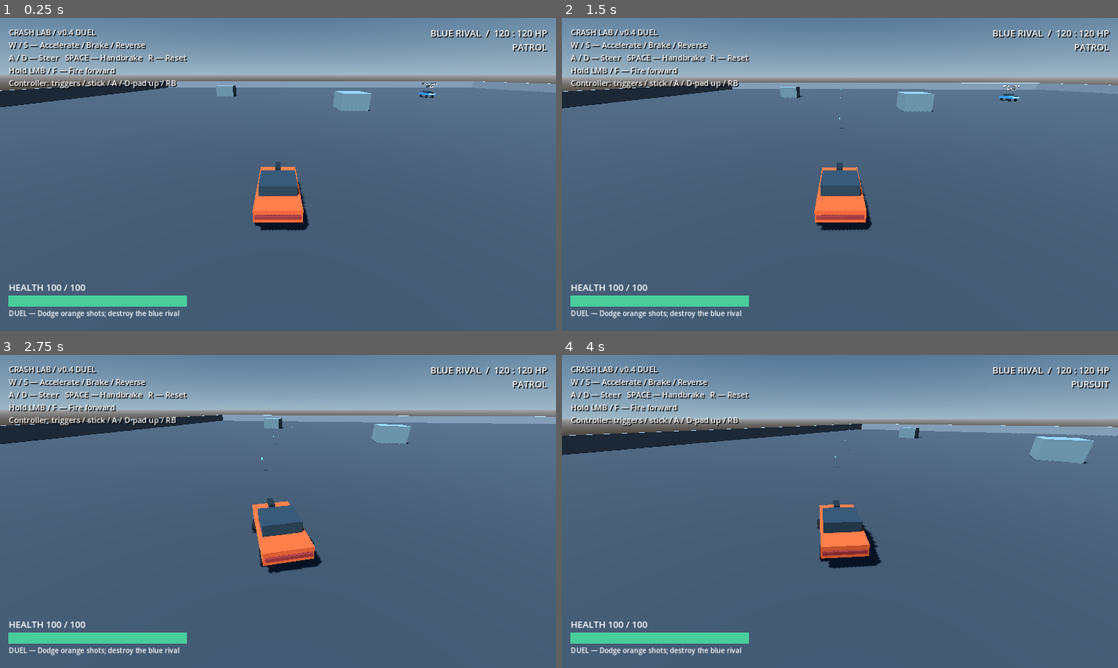
Above: before the commit, frames 1-4 (two rows, left to right).
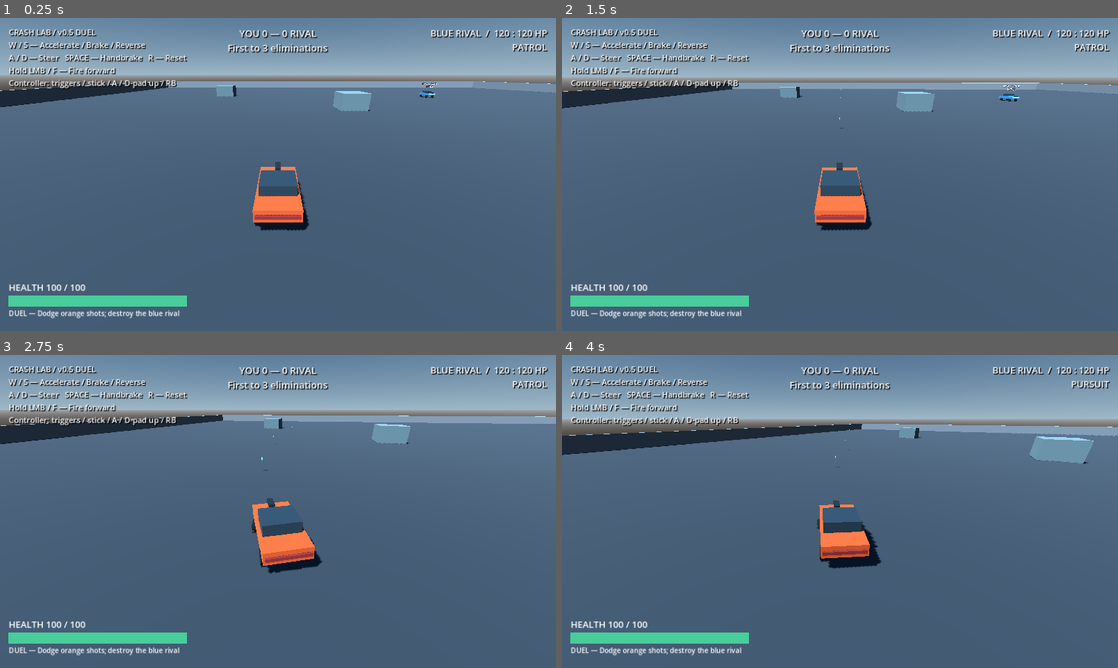
Above: after the commit, the same moments.

Repository: FoxyLight/Crash-Lab
Game: Godot game, scene res://scenes/duel.tscn
The game is run twice, just before and just after one commit, with the same random seed, the same clock (stepped at 60 frames per second) and the same inputs.
Inputs (mouse positions are in pixels of both pictures, inside the frame that each line leads up to):
- Up to frame 1 (0.25 s): no input
- Up to frame 2 (1.5 s): tap Enter (restart_match, bound only after the commit) at 0.5, 1.25 s; move the mouse to (962, 158) at 0.52 s; press the mouse at (962, 158) at 0.53 s; hold D (steer_right) 0.53-1.28 s; move the mouse to (728, 190) at 1.27 s; release the mouse at (728, 190) at 1.28 s; hold S (brake_reverse) from 1.28 s (still down); click (728, 190) at 1.35 s
- Up to frame 3 (2.75 s): move the mouse to (333, 442) at 2.02 s; release S (brake_reverse) at 2.03 s; press the mouse at (333, 442) at 2.03 s; hold D (steer_right) from 2.03 s (still down)
- Up to frame 4 (4 s): move the mouse to (812, 574) at 2.77 s; release D (steer_right) at 2.78 s; release the mouse at (812, 574) at 2.78 s; hold W (accelerate) 2.78-3.53 s; click (812, 574) at 2.85 s; move the mouse to (1006, 558) at 3.52 s; press the mouse at (1006, 558) at 3.53 s; hold A (steer_left) from 3.53 s (still down)

The runs differ from the first frame. In frame 1, 0.6% of the frame differs, in the area x 12-60%, y 3-12%; in frame 2, 0.6%; in frame 3, 0.6%; in frame 4, 0.6%.

Commit message:
feat: add duel scoring, match results, and restart

Diff:
--- a/project.godot
+++ b/project.godot
@@ -15,6 +15,10 @@
 3d/physics_engine="GodotPhysics3D"
 
 [input]
+restart_match={
+"deadzone": 0.15,
+"events": [Object(InputEventKey,"physical_keycode":4194309), Object(InputEventJoypadButton,"button_index":6)]
+}
 fire_weapon={
 "deadzone": 0.15,
 "events": [Object(InputEventMouseButton,"button_index":1), Object(InputEventKey,"physical_keycode":70), Object(InputEventJoypadButton,"button_index":10)]
--- a/scenes/duel.tscn
+++ b/scenes/duel.tscn
@@ -6,6 +6,8 @@
 [ext_resource type="Script" path="res://scripts/camera/chase_camera.gd" id="5"]
 [ext_resource type="Script" path="res://scripts/debug/combat_hud.gd" id="6"]
 [ext_resource type="Script" path="res://scripts/debug/rival_hud.gd" id="7"]
+[ext_resource type="Script" path="res://scripts/match/duel_match.gd" id="8"]
+[ext_resource type="Script" path="res://scripts/debug/match_hud.gd" id="9"]
 [node name="Duel" type="Node3D"]
 [node name="Arena" parent="." instance=ExtResource("1")]
 script = ExtResource("2")
@@ -25,6 +27,15 @@
 script = ExtResource("6")
 vehicle = NodePath("../Player")
 context_hint = "DUEL — Dodge orange shots; destroy the blue rival"
+[node name="MatchController" type="Node" parent="." node_paths=PackedStringArray("player", "rival")]
+script = ExtResource("8")
+player = NodePath("../Player")
+rival = NodePath("../Rival")
+[node name="MatchHUD" type="CanvasLayer" parent="." node_paths=PackedStringArray("match_controller", "player_hud", "rival_hud")]
+script = ExtResource("9")
+match_controller = NodePath("../MatchController")
+player_hud = NodePath("../CombatHUD")
+rival_hud = NodePath("../RivalHUD")
 [node name="RivalHUD" type="CanvasLayer" parent="." node_paths=PackedStringArray("rival")]
 script = ExtResource("7")
 rival = NodePath("../Rival")
--- a/scripts/combat/vehicle_health.gd
+++ b/scripts/combat/vehicle_health.gd
@@ -14,10 +14,18 @@
 var hit_remaining: float = 0.0
 var waiting_for_spawn: bool = false
 var pending_reset_generation: int = -1
+var combat_active: bool = true
 @onready var vehicle: RigidBody3D = get_parent()
 @onready var driver = vehicle.get_node("DriverInput")
 var meshes: Array[MeshInstance3D] = []
 var tint: StandardMaterial3D
+
+func finish_combat() -> void:
+	combat_active = false
+	respawn_remaining = 0.0
+	pending_reset_generation = -1
+	waiting_for_spawn = false
+	set_physics_process(false)
 
 func _ready() -> void:
 	process_physics_priority = -10
@@ -32,7 +40,7 @@
 		meshes.append(node)
 
 func take_damage(amount: float) -> void:
-	if is_destroyed or protection_remaining > 0.0 or amount <= 0.0:
+	if not combat_active or is_destroyed or protection_remaining > 0.0 or amount <= 0.0:
 		return
 	health = maxf(0.0, health - amount)
 	hit_remaining = 0.15
@@ -48,6 +56,8 @@
 		destroyed.emit()
 
 func _physics_process(delta: float) -> void:
+	if not combat_active:
+		return
 	hit_remaining = maxf(0.0, hit_remaining - delta)
 	protection_remaining = maxf(0.0, protection_remaining - delta)
 	if is_destroyed:
--- /dev/null
+++ b/scripts/debug/match_hud.gd
@@ -0,0 +1,51 @@
+extends CanvasLayer
+@export var match_controller: Node
+@export var player_hud: CanvasLayer
+@export var rival_hud: CanvasLayer
+var scoreboard: Label
+var result_panel: Control
+var result_label: Label
+
+func _ready() -> void:
+	layer = 20
+	scoreboard = Label.new()
+	scoreboard.set_anchors_and_offsets_preset(Control.PRESET_CENTER_TOP)
+	scoreboard.offset_left = -150
+	scoreboard.offset_right = 150
+	scoreboard.offset_top = 20
+	scoreboard.horizontal_alignment = HORIZONTAL_ALIGNMENT_CENTER
+	scoreboard.add_theme_font_size_override("font_size", 22)
+	scoreboard.add_theme_color_override("font_shadow_color", Color.BLACK)
+	scoreboard.add_theme_constant_override("shadow_offset_x", 2)
+	scoreboard.add_theme_constant_override("shadow_offset_y", 2)
+	add_child(scoreboard)
+	result_panel = ColorRect.new()
+	result_panel.set_anchors_and_offsets_preset(Control.PRESET_FULL_RECT)
+	result_panel.color = Color(0.025, 0.04, 0.06, 0.85)
+	result_panel.mouse_filter = Control.MOUSE_FILTER_IGNORE
+	add_child(result_panel)
+	result_label = Label.new()
+	result_label.set_anchors_and_offsets_preset(Control.PRESET_CENTER)
+	result_label.offset_left = -350
+	result_label.offset_top = -120
+	result_label.offset_right = 350
+	result_label.offset_bottom = 120
+	result_label.horizontal_alignment = HORIZONTAL_ALIGNMENT_CENTER
+	result_label.vertical_alignment = VERTICAL_ALIGNMENT_CENTER
+	result_label.add_theme_font_size_override("font_size", 32)
+	result_panel.add_child(result_label)
+	result_panel.hide()
+	match_controller.score_changed.connect(_update_score)
+	match_controller.match_finished.connect(_show_result)
+	_update_score(0, 0)
+
+func _update_score(player_score: int, rival_score: int) -> void:
+	scoreboard.text = "YOU %d — %d RIVAL\nFirst to %d eliminations" % [player_score, rival_score, match_controller.elimination_target]
+
+func _show_result(result: int) -> void:
+	var title: String = {1: "VICTORY", 2: "DEFEAT", 3: "DRAW"}.get(result, "MATCH FINISHED")
+	result_label.text = "%s\n\nYOU %d — %d RIVAL\n\nEnter / Controller Start — Play again" % [title, match_controller.player_score, match_controller.rival_score]
+	result_panel.show()
+	scoreboard.hide()
+	player_hud.hide()
+	rival_hud.hide()
--- a/scripts/debug/rival_hud.gd
+++ b/scripts/debug/rival_hud.gd
@@ -22,7 +22,7 @@
 	controls.add_theme_color_override("font_shadow_color", Color.BLACK)
 	controls.add_theme_constant_override("shadow_offset_x", 2)
 	controls.add_theme_constant_override("shadow_offset_y", 2)
-	controls.text = "CRASH LAB / v0.4 DUEL\nW / S — Accelerate / Brake / Reverse\nA / D — Steer   SPACE — Handbrake   R — Reset\nHold LMB / F — Fire forward\nController: triggers / stick / A / D-pad up / RB"
+	controls.text = "CRASH LAB / v0.5 DUEL\nW / S — Accelerate / Brake / Reverse\nA / D — Steer   SPACE — Handbrake   R — Reset\nHold LMB / F — Fire forward\nController: triggers / stick / A / D-pad up / RB"
 	add_child(controls)
 
 func _process(_delta: float) -> void:
--- /dev/null
+++ b/scripts/match/duel_match.gd
@@ -0,0 +1,91 @@
+extends Node
+## Destruction events are grouped by physics tick; only completed ticks are resolved.
+signal score_changed(player_score: int, rival_score: int)
+signal match_finished(result: Result)
+enum State { PLAYING, FINISHED }
+enum Result { NONE, VICTORY, DEFEAT, DRAW }
+@export_range(1, 20) var elimination_target: int = 3
+@export var player: RigidBody3D
+@export var rival: RigidBody3D
+var state: State = State.PLAYING
+var result: Result = Result.NONE
+var player_score: int = 0
+var rival_score: int = 0
+var pending_eliminations: Dictionary = {}
+var credited: Array[bool] = [false, false]
+var restart_armed: bool = false
+var restart_requested: bool = false
+
+func _ready() -> void:
+	process_physics_priority = 1000
+	for index in range(2):
+		var participant = player if index == 0 else rival
+		participant.get_node("DamageReceiver").destroyed.connect(_on_destroyed.bind(index))
+		participant.get_node("DamageReceiver").respawned.connect(_on_respawned.bind(index))
+
+func _on_destroyed(index: int) -> void:
+	if state != State.PLAYING or credited[index]:
+		return
+	credited[index] = true
+	var tick := Engine.get_physics_frames()
+	var points: Vector2i = pending_eliminations.get(tick, Vector2i.ZERO)
+	if index == 0:
+		points.y += 1
+	else:
+		points.x += 1
+	pending_eliminations[tick] = points
+
+func _on_respawned(index: int) -> void:
+	if state == State.PLAYING:
+		credited[index] = false
+
+func _physics_process(_delta: float) -> void:
+	if state != State.PLAYING:
+		return
+	var ticks := pending_eliminations.keys()
+	ticks.sort()
+	for tick in ticks:
+		if tick >= Engine.get_physics_frames():
+			continue
+		var points: Vector2i = pending_eliminations[tick]
+		pending_eliminations.erase(tick)
+		player_score += points.x
+		rival_score += points.y
+		score_changed.emit(player_score, rival_score)
+		if player_score >= elimination_target or rival_score >= elimination_target:
+			_finish()
+			return
+
+func _finish() -> void:
+	state = State.FINISHED
+	if player_score >= elimination_target and rival_score >= elimination_target:
+		result = Result.DRAW
+	else:
+		result = Result.VICTORY if player_score >= elimination_target else Result.DEFEAT
+	pending_eliminations.clear()
+	player.finish_combat()
+	rival.finish_combat()
+	for group in ["projectiles", "combat_effects"]:
+		for node in get_tree().get_nodes_in_group(group):
+			if get_parent().is_ancestor_of(node):
+				node.process_mode = Node.PROCESS_MODE_DISABLED
+				node.queue_free()
+	match_finished.emit(result)
+
+func _process(_delta: float) -> void:
+	if not Input.is_action_pressed("restart_match"):
+		restart_armed = true
+	if state == State.FINISHED and restart_armed and Input.is_action_just_pressed("restart_match"):
+		request_restart()
+
+func request_restart() -> void:
+	if state != State.FINISHED or restart_requested:
+		return
+	restart_requested = true
+	_reload.call_deferred()
+
+func _reload() -> void:
+	var error := get_tree().reload_current_scene()
+	if error != OK:
+		restart_requested = false
+		push_error("Could not restart duel: %s" % error_string(error))
--- a/scripts/vehicles/player_vehicle_input.gd
+++ b/scripts/vehicles/player_vehicle_input.gd
@@ -7,6 +7,12 @@
 var steering: float = 0.0
 var handbrake: bool = false
 var reset_requested: bool = false
+
+func stop_commands() -> void:
+	controls_enabled = false
+	clear_commands()
+	reset_requested = false
+	set_physics_process(false)
 
 func _physics_process(_delta: float) -> void:
 	if not controls_enabled:
--- a/scripts/vehicles/vehicle_controller.gd
+++ b/scripts/vehicles/vehicle_controller.gd
@@ -31,9 +31,19 @@
 var current_steering: float = 0.0
 var spawn_transform: Transform3D
 var reset_generation: int = 0
+var combat_active: bool = true
 var wheel_mounts: Array[Vector3] = [Vector3(-0.88, 0, -1.35), Vector3(0.88, 0, -1.35), Vector3(-0.88, 0, 1.25), Vector3(0.88, 0, 1.25)]
 var wheels: Array[Node3D] = []
 var wheel_lengths: Array[float] = [0.65, 0.65, 0.65, 0.65]
+
+func finish_combat() -> void:
+	combat_active = false
+	driver.stop_commands()
+	$DamageReceiver.finish_combat()
+	$Blaster.stop_firing()
+	linear_velocity = Vector3.ZERO
+	angular_velocity = Vector3.ZERO
+	freeze = true
 
 func is_spawn_clear() -> bool:
 	var query := PhysicsShapeQueryParameters3D.new()
@@ -55,6 +65,8 @@
 	_build_visuals()
 
 func _integrate_forces(state: PhysicsDirectBodyState3D) -> void:
+	if not combat_active:
+		return
 	if (driver.reset_requested or state.transform.origin.y < fall_reset_height) and is_spawn_clear():
 		driver.reset_requested = false
 		var recovery := spawn_transform
--- a/scripts/weapons/hit_flash.gd
+++ b/scripts/weapons/hit_flash.gd
@@ -3,6 +3,7 @@
 var remaining: float = 0.12
 
 func _ready() -> void:
+	add_to_group("combat_effects")
 	var sphere := SphereMesh.new()
 	sphere.radius = 0.18
 	sphere.height = 0.36
--- a/scripts/weapons/vehicle_weapon.gd
+++ b/scripts/weapons/vehicle_weapon.gd
@@ -12,14 +12,24 @@
 @export_range(0.05, 10.0, 0.05) var projectile_lifetime: float = 2.0
 @onready var muzzle: Marker3D = $Muzzle
 var cooldown: float = 0.0
+var firing_enabled: bool = true
+
+func stop_firing() -> void:
+	firing_enabled = false
+	cooldown = 0.0
+	set_physics_process(false)
 
 func _physics_process(delta: float) -> void:
+	if not firing_enabled:
+		return
 	cooldown = maxf(cooldown - delta, 0.0)
 	if is_instance_valid(input_provider) and input_provider.fire_requested and cooldown <= 0.0:
 		_fire()
 		cooldown = 1.0 / maxf(fire_rate, 0.1)
 
 func _fire() -> void:
+	if not firing_enabled:
+		return
 	var projectile := Projectile.new()
 	projectile.velocity = -muzzle.global_basis.z * projectile_speed
 	projectile.damage = projectile_damage
--- /dev/null
+++ b/tests/fixtures/tick_damage.gd
@@ -0,0 +1,8 @@
+extends Node
+## One actual damage event at a chosen physics priority, for tick-order checks.
+var receiver: Node
+
+func _physics_process(_delta: float) -> void:
+	receiver.take_damage(10000.0)
+	set_physics_process(false)
+	queue_free()
--- /dev/null
+++ b/tests/match_smoke.gd
@@ -0,0 +1,212 @@
+extends SceneTree
+const TickDamage = preload("res://tests/fixtures/tick_damage.gd")
+const Projectile = preload("res://scripts/weapons/projectile.gd")
+const Flash = preload("res://scripts/weapons/hit_flash.gd")
+var main
+var match_node
+var player
+var rival
+var player_health
+var rival_health
+var failures: int = 0
+
+func _initialize() -> void:
+	create_timer(120.0, true, true).timeout.connect(func(): push_error("Match suite timeout"); quit(1))
+	run.call_deferred()
+
+func run() -> void:
+	await fixture(3)
+	check(match_node.state == 0 and match_node.result == 0 and match_node.player_score == 0 and match_node.rival_score == 0, "fresh duel starts Playing with zero scores and no result")
+	check(main.get_node("MatchHUD").scoreboard.text.contains("First to 3"), "HUD shows configured objective and scores")
+	var playing_id: int = main.get_instance_id()
+	key_restart(true)
+	await ticks(3)
+	key_restart(false)
+	check(main.get_instance_id() == playing_id and match_node.state == 0, "restart input is ignored while the match is Playing")
+	player_health.take_damage(20.0)
+	Input.action_press("reset_vehicle")
+	await ticks(3)
+	Input.action_release("reset_vehicle")
+	check(player_health.health == 80.0 and match_node.rival_score == 0 and match_node.player_score == 0 and match_node.state == 0, "manual vehicle recovery does not heal, score, or restart match")
+	rival_health.take_damage(10000.0)
+	rival_health.take_damage(10000.0)
+	rival_health.destroyed.emit()
+	await ticks(3)
+	check(match_node.player_score == 1 and match_node.rival_score == 0 and match_node.state == 0, "valid destruction scores exactly once despite repeated damage/signals")
+	await ticks(45)
+	check(not rival_health.is_destroyed and rival_health.health == 120.0 and rival.driver.controls_enabled and rival.combat_active and rival.get_node("Blaster").firing_enabled, "non-final elimination restores health, controls, and combat after safe respawn")
+	check(match_node.player_score == 1, "later frames and respawn do not duplicate score")
+	rival_health.take_damage(10000.0)
+	await ticks(45)
+	check(match_node.player_score == 2 and match_node.state == 0, "second independent destruction scores again without ending early")
+	var bullet := Projectile.new()
+	bullet.velocity = Vector3.FORWARD
+	main.add_child(bullet)
+	bullet.position = Vector3(0, 20, 0)
+	var flash := Flash.new()
+	main.add_child(flash)
+	rival.driver.reverse_remaining = 1.0
+	rival.driver.reset_requested = true
+	rival_health.take_damage(10000.0)
+	await ticks(4)
+	check(match_node.state == 1 and match_node.result == 1 and match_node.player_score == 3, "default third elimination ends in Victory")
+	check(main.get_node("MatchHUD").result_panel.visible and main.get_node("MatchHUD").result_label.text.contains("VICTORY") and not main.get_node("CombatHUD").visible, "result overlay shows victory and hides stale respawn HUD")
+	check(get_nodes_in_group("projectiles").is_empty() and get_nodes_in_group("combat_effects").is_empty(), "match completion removes active projectiles and effects")
+	check(player.freeze and rival.freeze and not player.driver.controls_enabled and not rival.driver.controls_enabled and not rival.driver.reset_requested, "finished match freezes both vehicles and cancels commands/resets")
+	var old_player_hp: float = player_health.health
+	var old_rival_hp: float = rival_health.health
+	var player_generation: int = player.reset_generation
+	var rival_generation: int = rival.reset_generation
+	Input.action_press("accelerate")
+	Input.action_press("fire_weapon")
+	Input.action_press("reset_vehicle")
+	player_health.take_damage(10000.0)
+	rival_health.destroyed.emit()
+	player.get_node("Blaster")._fire()
+	await ticks(600)
+	Input.action_release("accelerate")
+	Input.action_release("fire_weapon")
+	Input.action_release("reset_vehicle")
+	check(player_health.health == old_player_hp and rival_health.health == old_rival_hp and rival_health.is_destroyed and not player_health.combat_active and not rival_health.combat_active, "finished health ignores damage and cannot respawn after countdown")
+	check(player.driver.throttle == 0.0 and not player.driver.fire_requested and not rival.driver.fire_requested and get_nodes_in_group("projectiles").is_empty(), "gameplay buttons and direct weapon calls cannot restart finished combat")
+	check(player.reset_generation == player_generation and rival.reset_generation == rival_generation and match_node.player_score == 3 and match_node.rival_score == 0, "recovery generations and final score stay stable after completion")
+	# Enter restart works independently of disabled vehicle input.
+	var old_id: int = main.get_instance_id()
+	key_restart(true)
+	await wait_for_reload(old_id)
+	check(main.get_instance_id() != old_id and match_node.state == 0 and match_node.player_score == 0 and match_node.rival_score == 0, "Enter restarts a finished match with fresh scores and Playing state")
+	check(player_health.health == 100.0 and rival_health.health == 120.0 and player.position.distance_to(Vector3(-22, 1.25, 28)) < 0.2 and rival.position.distance_to(Vector3(22, 1.25, -28)) < 0.2, "restart restores both full-health vehicles at original spawns")
+	check(player.driver.controls_enabled and rival.driver.controls_enabled and player.combat_active and rival.combat_active and rival.driver.stuck_time < 0.1 and rival.driver.recovery_attempts == 0 and rival.driver.reset_count == 0 and rival.get_node("Blaster").cooldown == 0.0, "restart restores clean AI, weapon, and input lifecycle state")
+	check(not main.get_node("MatchHUD").result_panel.visible and get_nodes_in_group("projectiles").is_empty() and get_nodes_in_group("combat_effects").is_empty(), "restart removes old result overlay, projectiles, and effects")
+	# Keep Enter held through another finish: a deliberate release is required.
+	quiet_ai()
+	match_node.elimination_target = 1
+	rival_health.take_damage(10000.0)
+	await ticks(8)
+	check(main.get_instance_id() != old_id and match_node.state == 1 and not match_node.restart_requested, "held restart cannot reload repeatedly or skip the next result")
+	key_restart(false)
+	await ticks(2)
+	old_id = main.get_instance_id()
+	controller_restart(true)
+	await wait_for_reload(old_id)
+	controller_restart(false)
+	check(main.get_instance_id() != old_id and match_node.state == 0, "controller Start restarts while gameplay controls are disabled")
+	# Repeat real scene reloads and check connections do not accumulate.
+	var clean_cycles := true
+	for cycle in range(3):
+		await ticks(2)
+		quiet_ai()
+		match_node.elimination_target = 1
+		rival_health.take_damage(10000.0)
+		await ticks(3)
+		old_id = main.get_instance_id()
+		match_node.request_restart()
+		match_node.request_restart()
+		await wait_for_reload(old_id)
+		clean_cycles = clean_cycles and match_node.state == 0 and match_node.player_score == 0 and rival_health.destroyed.get_connections().size() == 1 and match_node.score_changed.get_connections().size() == 1
+	check(clean_cycles, "repeated finish/restart cycles create exactly one scoring and HUD connection")
+	await fixture(1)
+	player_health.take_damage(10000.0)
+	await ticks(3)
+	check(match_node.state == 1 and match_node.result == 2 and match_node.rival_score == 1 and match_node.player_score == 0, "configured target supports Defeat")
+	check(main.get_node("MatchHUD").result_label.text.contains("DEFEAT") and main.get_node("MatchHUD").result_label.text.contains("Start"), "defeat display includes final scores and controller restart")
+	# One kill occurs before the match controller; one after it in the same tick.
+	await fixture(1)
+	schedule_damage(player_health, -20)
+	schedule_damage(rival_health, 2000)
+	await ticks(4)
+	check(match_node.result == 3 and match_node.player_score == 1 and match_node.rival_score == 1, "same-tick destructions across physics priorities award both points and Draw")
+	check(main.get_node("MatchHUD").result_label.text.contains("DRAW"), "draw has a clear result display")
+	await fixture(1)
+	schedule_damage(rival_health, -20)
+	schedule_damage(player_health, 2000)
+	await ticks(4)
+	check(match_node.result == 3 and match_node.player_score == 1 and match_node.rival_score == 1, "reversing simultaneous event order preserves Draw")
+	await fixture(2)
+	rival_health.take_damage(10000.0)
+	await ticks(45)
+	schedule_damage(rival_health, -20)
+	schedule_damage(player_health, 2000)
+	await ticks(4)
+	check(match_node.result == 1 and match_node.player_score == 2 and match_node.rival_score == 1, "simultaneous destruction awards both points but only the participant reaching target wins")
+	# Training has no match controller and retains continuous practice respawns.
+	await remove_scene()
+	main = load("res://scenes/main.tscn").instantiate()
+	root.add_child(main)
+	current_scene = main
+	var training_health = main.get_node("MuscleCar/DamageReceiver")
+	training_health.respawn_delay = 0.1
+	var dummy = main.get_node("TestArena/TargetDummy")
+	dummy.respawn_delay = 0.1
+	training_health.take_damage(10000.0)
+	dummy.take_damage(10000.0)
+	await ticks(60)
+	check(main.get_node_or_null("MatchController") == null and not training_health.is_destroyed and training_health.health == 100.0 and training_health.combat_active and not dummy.is_destroyed, "training remains continuous practice with vehicle and dummy respawns")
+	print("Match smoke checks: ", "PASS" if failures == 0 else "FAIL (%d)" % failures)
+	quit(0 if failures == 0 else 1)
+
+func fixture(goal: int) -> void:
+	await remove_scene()
+	main = load("res://scenes/duel.tscn").instantiate()
+	main.get_node("MatchController").elimination_target = goal
+	root.add_child(main)
+	current_scene = main
+	bind_scene()
+	quiet_ai()
+	for receiver in [player_health, rival_health]:
+		receiver.respawn_delay = 0.1
+		receiver.spawn_protection = 0.0
+	await ticks(2)
+
+func quiet_ai() -> void:
+	rival.driver.set_physics_process(false)
+	rival.driver.clear_commands()
+
+func bind_scene() -> void:
+	main = current_scene
+	match_node = main.get_node("MatchController")
+	player = main.get_node("Player")
+	rival = main.get_node("Rival")
+	player_health = player.get_node("DamageReceiver")
+	rival_health = rival.get_node("DamageReceiver")
+
+func remove_scene() -> void:
+	if is_instance_valid(current_scene):
+		current_scene.queue_free()
+	await ticks(2)
+
+func schedule_damage(receiver: Node, priority: int) -> void:
+	var event := TickDamage.new()
+	event.receiver = receiver
+	event.process_physics_priority = priority
+	main.add_child(event)
+
+func key_restart(pressed: bool) -> void:
+	var event := InputEventKey.new()
+	event.physical_keycode = KEY_ENTER
+	event.pressed = pressed
+	Input.parse_input_event(event)
+
+func controller_restart(pressed: bool) -> void:
+	var event := InputEventJoypadButton.new()
+	event.button_index = JOY_BUTTON_START
+	event.pressed = pressed
+	Input.parse_input_event(event)
+
+func wait_for_reload(old_id: int) -> void:
+	for i in range(30):
+		await process_frame
+		if is_instance_valid(current_scene) and current_scene.get_instance_id() != old_id:
+			bind_scene()
+			return
+	check(false, "scene restart completes within 30 process frames")
+
+func ticks(count: int) -> void:
+	for i in count:
+		await physics_frame
+	await process_frame
+
+func check(condition: bool, label: String) -> void:
+	print("PASS: " if condition else "FAIL: ", label)
+	if not condition:
+		failures += 1
--- a/tests/rival_soak.gd
+++ b/tests/rival_soak.gd
@@ -14,6 +14,7 @@
 	var rival = main.get_node("Rival")
 	var player = main.get_node("Player")
 	var ai = rival.get_node("DriverInput")
+	var match_node = main.get_node("MatchController")
 	player.get_node("DamageReceiver").destroyed.connect(func(): deaths += 1)
 	rival.get_node("Blaster").shot_fired.connect(func(): shots += 1)
 	var upright: int = 0
@@ -26,7 +27,9 @@
 		distance += rival.position.distance_to(last)
 		last = rival.position
 	await process_frame
-	print("Default duel 60s: distance=", distance, " upright_frames=", upright, " resets=", ai.reset_count, " shots=", shots, " player_deaths=", deaths, " AI=", ai.state)
+	print("Default duel 60s: distance=", distance, " upright_frames=", upright, " resets=", ai.reset_count, " shots=", shots, " player_deaths=", deaths, " AI=", ai.state, " score=", match_node.player_score, ":", match_node.rival_score)
 	var passed: bool = distance > 50.0 and upright > 6800 and ai.reset_count < 3 and shots > 5 and deaths >= 1
+	passed = passed and match_node.rival_score == deaths and match_node.player_score == 0
+	passed = passed and ((deaths < match_node.elimination_target and match_node.state == 0) or (deaths >= match_node.elimination_target and match_node.state == 1 and match_node.result == 2))
 	print("Rival soak: ", "PASS" if passed else "FAIL")
 	quit(0 if passed else 1)
Not shown: 1 places in scenes/duel.tscn that only renumber resources
Not shown, added: scripts/debug/match_hud.gd.uid
Not shown, added: scripts/match/duel_match.gd.uid
Not shown, added: tests/fixtures/tick_damage.gd.uid
Not shown, added: tests/match_smoke.gd.uid
Not shown, changed: tests/run_checks.ps1
